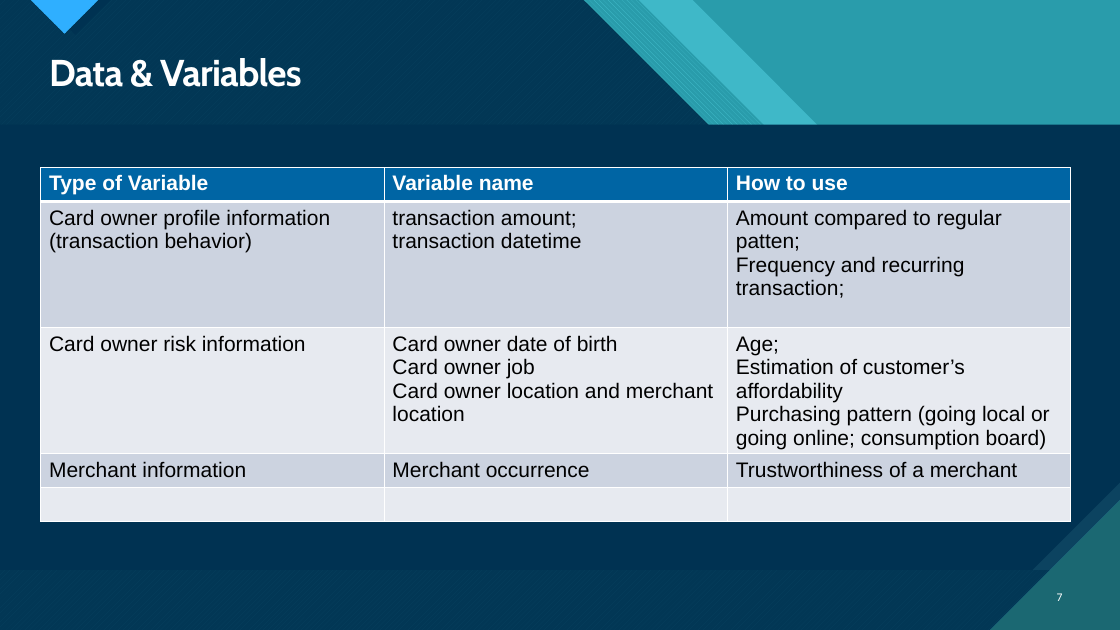
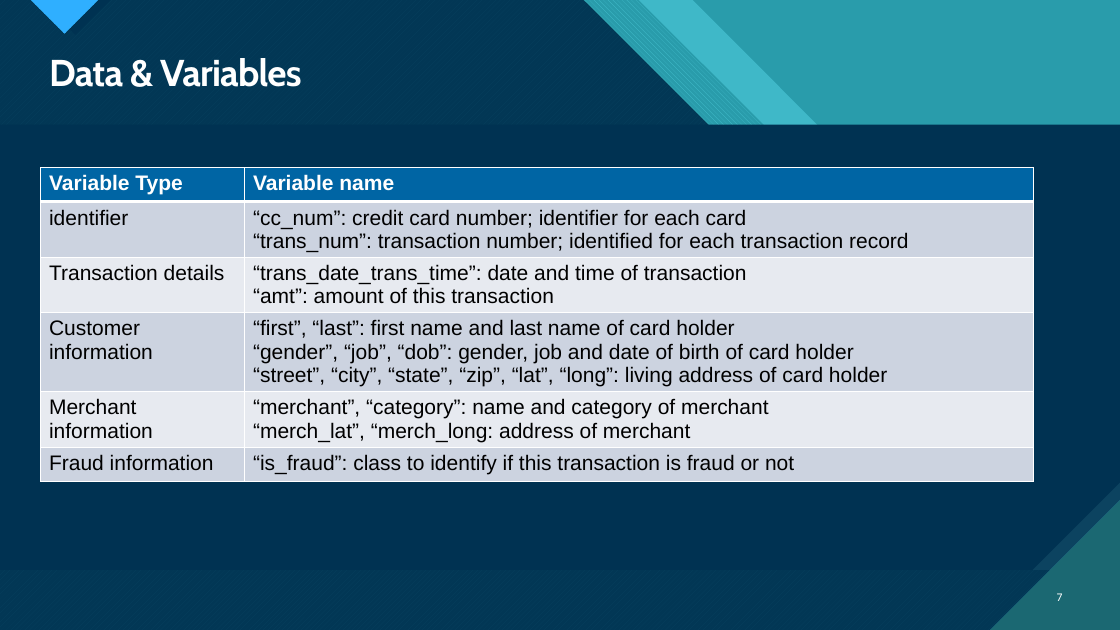
Before and after one commit to HGuo90s/fraud-detection, a slide deck: slide 7 of Fraud Detection.pptx. Drawn at 1120x630 pixels with LibreOffice and Linux fonts; fonts in the diff are those of the drawing. Boxes give left, top, right and bottom in pixels: in the first picture for what was removed or moved away, otherwise in the second. Text is boxed around its words. In the diff, an @@ line names an element or a change of style, - is before the commit and + after.

```diff
--- a/Fraud Detection.pptx
+++ b/Fraud Detection.pptx
@@ table at (x1=40, y1=168, x2=1033, y2=497) @@
-Type of Variable | Variable name | How to use
-Card owner profile information (transaction behavior) | transaction amount; / transaction datetime | Amount compared to regular patten; / Frequency and recurring transaction;
-Card owner risk information | Card owner date of birth / Card owner job / Card owner location and merchant location | Age; / Estimation of customer’s affordability / Purchasing pattern (going local or going online; consumption board)
-Merchant information | Merchant occurrence | Trustworthiness of a merchant
- |  | 
+Variable Type | Variable name
+identifier | “cc_num”: credit card number; identifier for each card / “trans_num”: transaction number; identified for each transaction record
+Transaction details | “trans_date_trans_time”: date and time of transaction / “amt”: amount of this transaction
+Customer information | “first”, “last”: first name and last name of card holder / “gender”, “job”, “dob”: gender, job and date of birth of card holder / “street”, “city”, “state”, “zip”, “lat”, “long”: living address of card holder
+Merchant information | “merchant”, “category”: name and category of merchant / “merch_lat”, “merch_long: address of merchant
+Fraud information | “is_fraud”: class to identify if this transaction is fraud or not
@@ table resized from (x1=40, y1=168, x2=1071, y2=539) to (x1=40, y1=168, x2=1033, y2=497) @@
```
Also in this commit, not shown: 4 other slides changed, 9 slides added, 1 slide removed, 1 other file.
